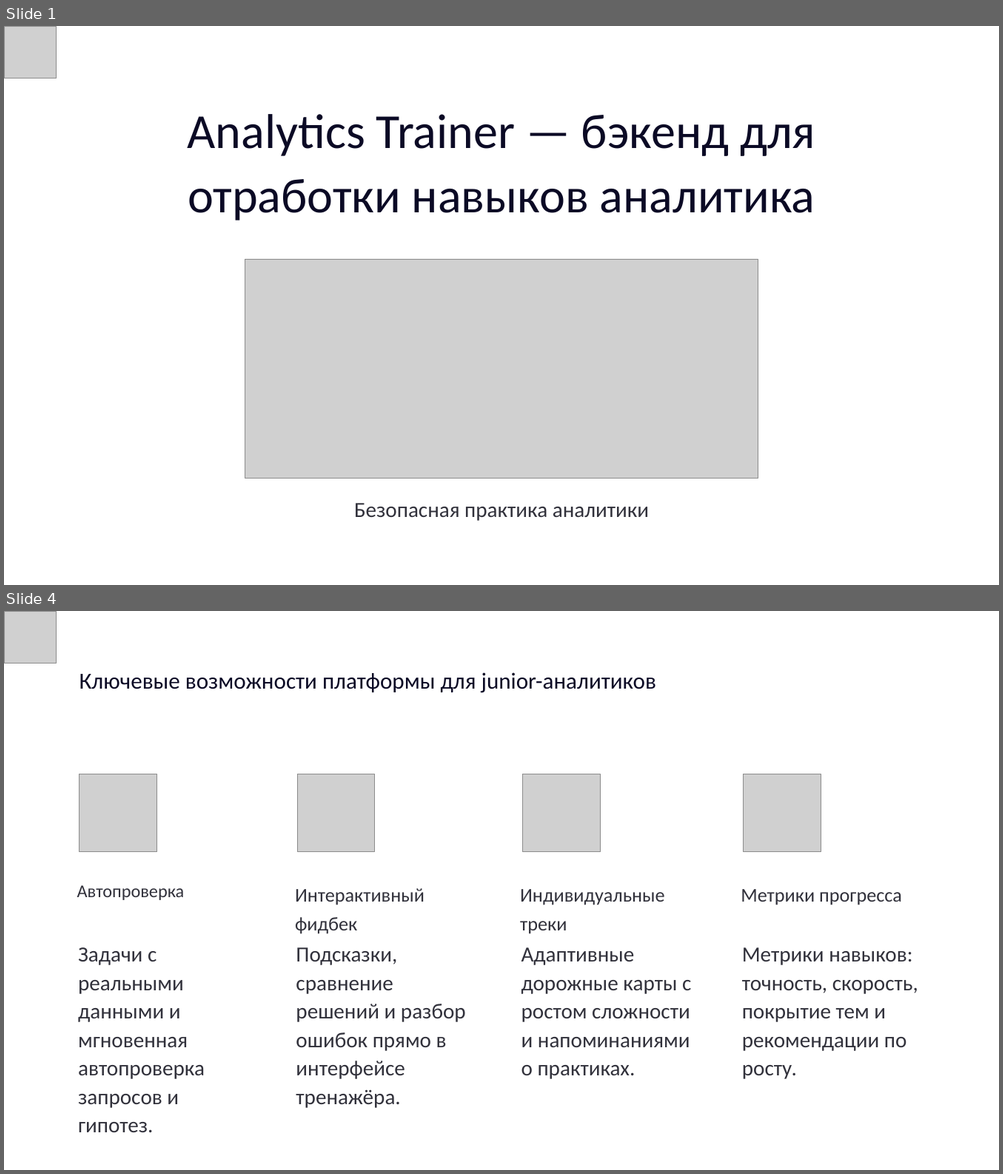
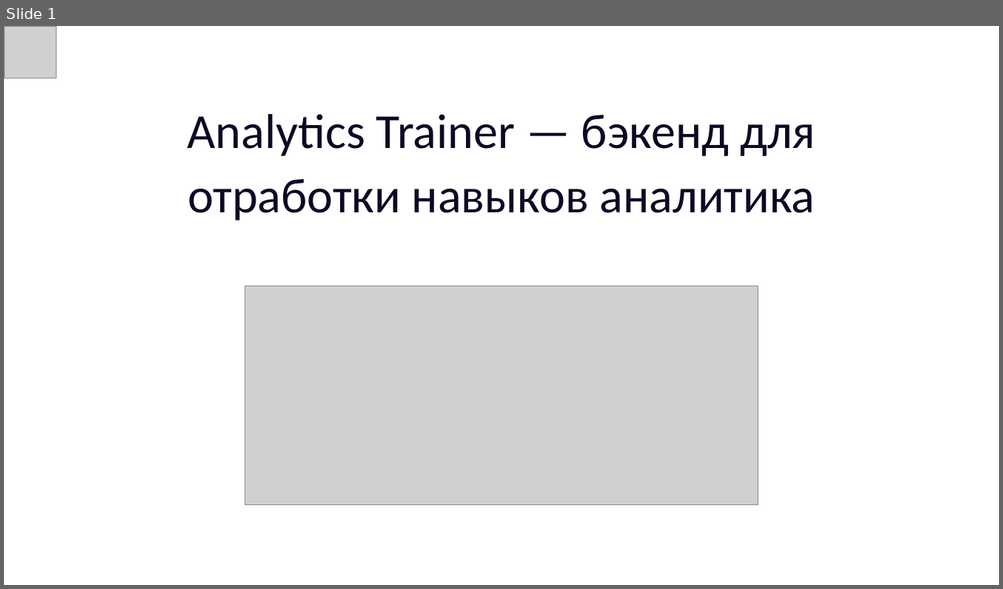
Before and after one commit to AbyanovDamir/analytics-trainer, a slide deck: present.pptx. Shown one above the other, each under a label of ours: slides 1 and 4 before the commit, slide 1 after it; the slides between them are not shown. The pictures are 1003x1174 and 1003x589 pixels, drawn with LibreOffice and Linux fonts; fonts in the diff are those of the drawing; grey boxes stand for pictures; background and template pictures are left out. Boxes give left, top, right and bottom in pixels: in the first picture for what was removed or moved away, otherwise in the second. Text is boxed around its words. In the diff, an @@ line names an element or a change of style, - is before the commit and + after.

```diff
--- a/present.pptx
+++ b/present.pptx
@@ slide 4 removed at [4, 611, 999, 1170], background picture (left out) @@
@@ picture removed at [4, 611, 56, 663] @@
@@ text removed at [79, 672, 656, 693] @@
-Ключевые возможности платформы для junior-аналитиков
@@ picture removed at [79, 774, 156, 852] @@
@@ picture removed at [297, 774, 375, 852] @@
@@ picture removed at [522, 774, 600, 852] @@
@@ picture removed at [743, 774, 820, 852] @@
@@ text removed at [77, 886, 185, 900] @@
-Автопроверка
@@ text removed at [295, 889, 424, 934] @@
-Интерактивный фидбек
@@ text removed at [520, 889, 665, 934] @@
-Индивидуальные треки
@@ text removed at [740, 889, 902, 906] @@
-Метрики прогресса
@@ text removed at [78, 948, 205, 1108] @@
-Задачи с реальными данными и мгновенная автопроверка запросов и гипотез.
@@ text removed at [296, 948, 466, 1108] @@
-Подсказки, сравнение решений и разбор ошибок прямо в интерфейсе тренажёра.
@@ text removed at [521, 948, 691, 1079] @@
-Адаптивные дорожные карты с ростом сложности и напоминаниями о практиках.
@@ text removed at [742, 948, 918, 1079] @@
-Метрики навыков: точность, скорость, покрытие тем и рекомендации по росту.
@@ slide 1 changed as well @@
@@ picture: place and size @@
-picture at [245, 259, 757, 478]
+picture at [245, 286, 757, 505]
@@ text removed at [354, 503, 649, 521] @@
-Безопасная практика аналитики
```
Also in this commit, not shown: 11 slides added, 5 other slides removed, 1 other file.
